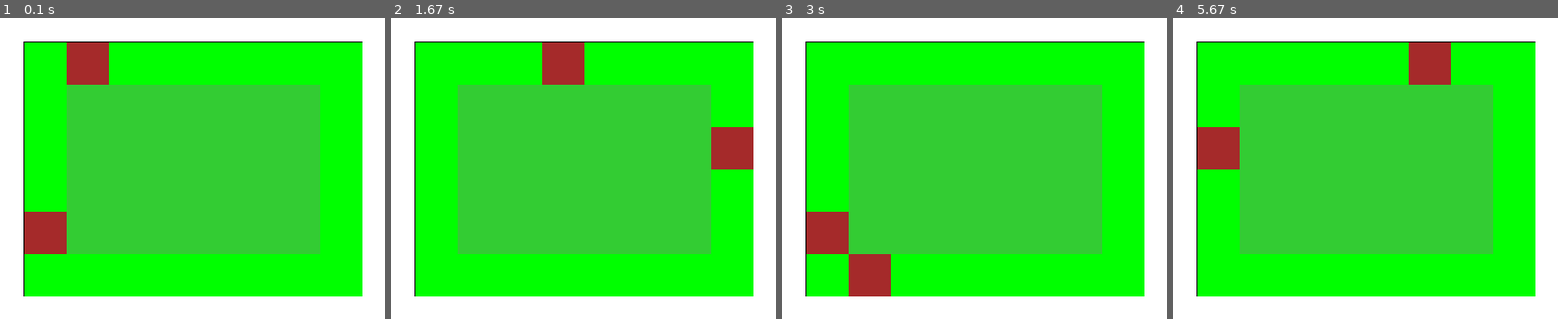
Above: before the commit, frames 1-4 (left to right).
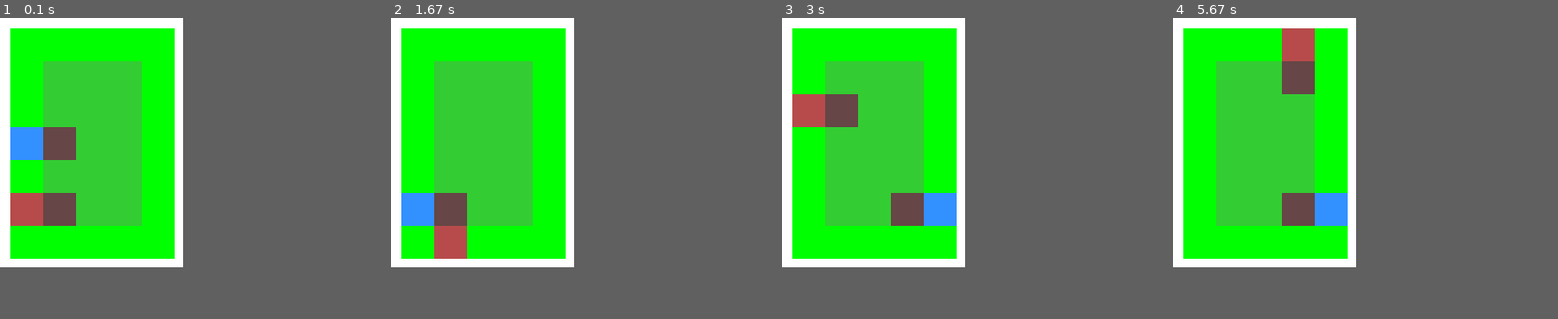
Above: after the commit, the same moments.

Repository: jsmith4925/ai_proj
Game: pygame game, started from concepts/mapping/mapping.2.py
Two runs of this game, one before a commit and one after it. Both use one fixed random seed, a clock stepped at 60 frames per second and the inputs below.
Inputs:
- Up to frame 1 (0.1 s): no input
- Up to frame 2 (1.67 s): tap Right Ctrl at 0.33, 0.73, 1.23 s
- Up to frame 3 (3 s): tap Right Ctrl at 1.82, 2.58 s
- Up to frame 4 (5.67 s): tap Right Ctrl at 3.48, 4.47, 5.52 s
The window is 410x320 before the commit and 195x265 after it. Grey fills any space a smaller window leaves; there, only what the larger window draws over its background counts as a difference.

The runs differ from the first frame. In frame 1, 60% of the frame differs, in the area x 0-100%, y 0-100%; in frame 2, 60%; in frame 3, 60%; in frame 4, 60%.

Commit message:
slow steps in building map router

Diff:
--- a/concepts/mapping/mapping.2.py
+++ b/concepts/mapping/mapping.2.py
@@ -12,37 +12,37 @@
 RED = (255, 0, 0)
 GREEN = (0, 255, 0)
 GRASS_GREEN = (51, 204, 51)
-BLUE = (0, 0, 255)
+BLUE = (51, 144, 255)
 PURPLE = (128, 0, 128)
-LIGHT_RED = (255, 128, 128)
+LIGHT_RED = (183, 75, 75)
 ROAD_BROWN = (102, 70, 70)
-AUBURN = (165,42,42)
 
 # Set block types
 UNSET = 0
 ROUTE = 1
 WALL = 2
 GOAL = 3
+START = 4
 XX = 9  # out of bounds
-#temp way of finding direction
+# temp way of finding direction
 NORTH = 0
 EAST = 1
 SOUTH = 2
 WEST = 3
 
 # Set grid square area here: Smallest SECTOR_AREA: 5.
-SECTOR_AREA = 45
-MARGIN = 50
+SECTOR_AREA = 35
+MARGIN = 10
 # Resolution of the grid (Minimum 3)
-SECT_X_COUNT = 8
-SECT_Y_COUNT = 6
+SECT_X_COUNT = 5
+SECT_Y_COUNT = 7
 
 pygame.init()
 running = True
 
 # Calculations to set size.
-sizeX = MARGIN+SECT_X_COUNT*SECTOR_AREA
-sizeY = MARGIN+SECT_Y_COUNT*SECTOR_AREA
+sizeX = (MARGIN*2)+(SECT_X_COUNT*SECTOR_AREA)
+sizeY = (MARGIN*2)+(SECT_Y_COUNT*SECTOR_AREA)
 size = (sizeX, sizeY)
 screen = pygame.display.set_mode(size)
 grid = []
@@ -51,33 +51,72 @@
 # SECT_X_COUNT -= 1
 # SECT_Y_COUNT -= 1
 
+
 def new_start():
-    edge_rows = [[random.randint(0, SECT_Y_COUNT-1),0],
-                 [random.randint(0, SECT_Y_COUNT-1),SECT_X_COUNT-1],
+    edge_rows = [[random.randint(0, SECT_Y_COUNT-1), 0],
+                 [random.randint(0, SECT_Y_COUNT-1), SECT_X_COUNT-1],
                  [0, random.randint(0, SECT_X_COUNT-1)],
                  [SECT_Y_COUNT-1, random.randint(0, SECT_X_COUNT-1)]
                  ]
     return edge_rows[random.randint(0, 3)]
 
 
-def get_adjacent_values(full_grid, current_Y, current_X):
+def get_adjacent_values(full_grid, current):
     values = [XX, XX, XX, XX]
-    # current position = full_grid[current_X][current_Y]]
     # with out of bounds check
     # North
-    if current_Y < SECT_Y_COUNT-1:
-        values[2] = full_grid[current_Y+1][current_X]
+    if current[0] > 0:
+        values[0] = full_grid[current[0]-1][current[1]]
     # East
-    if current_X < SECT_X_COUNT-1:
-        values[1] = full_grid[current_Y][current_X+1]
+    if current[1] < SECT_X_COUNT-1:
+        values[1] = full_grid[current[0]][current[1]+1]
     # South
-    if current_Y > 0:
-        values[0] = full_grid[current_Y-1][current_X]
+    if current[0] < SECT_Y_COUNT-1:
+        values[2] = full_grid[current[0]+1][current[1]]
     # West
-    if current_X > 0:
-        values[3] = full_grid[current_Y][current_X-1]
+    if current[1] > 0:
+        values[3] = full_grid[current[0]][current[1]-1]
     # returns a 4 digit array - [N, E, S, W]
     return values
+
+
+def return_random_unset(adjecent_values):
+    directions = [i for i, e in enumerate(adjecent_values) if e == UNSET] #the location of the UNSET values in the list
+    if directions:
+        move = random.choice(directions)
+    else:
+        move = XX
+    return move
+
+
+def set_block_as_choice(grid, current, direction, block_type):
+
+    if direction == NORTH:
+        grid[current[0]-1][current[1]] = block_type
+    elif direction == EAST:
+        grid[current[0]][current[1]+1] = block_type
+    elif direction == SOUTH:
+        grid[current[0]+1][current[1]] = block_type
+    elif direction == WEST:
+        grid[current[0]][current[1]-1] = block_type
+    elif direction == XX:
+        print("NO MOVE WE COMPLETE")
+
+    return grid
+
+
+def plan_route(grid, current, finish):
+    # [N,E,S,W]
+    #ToDo While end not found loop
+    move = return_random_unset(get_adjacent_values(grid, current))
+    # next_current = current + move
+    grid = set_block_as_choice(grid, current, move, ROUTE)
+    remaining_unset = [i for i, e in enumerate(get_adjacent_values(grid, current)) if e == UNSET]#remeber last wall here by finding coord of move+current
+    if remaining_unset:
+        for remaining in remaining_unset:
+            set_block_as_choice(grid, current, remaining, WALL)
+
+    return grid
 
 
 def new_maze():
@@ -94,54 +133,55 @@
 
     # Set Start Location
     start = new_start()
-    while get_adjacent_values(grid, start[0], start[1]).count(XX) > 1:
+    while get_adjacent_values(grid, start).count(XX) > 1:
         start = new_start()
-    grid[start[0]][start[1]] = GOAL
+    grid[start[0]][start[1]] = START
 
     # Set Finish Location
     finish = new_start()
     while (
         start == finish or
-        get_adjacent_values(grid, finish[0], finish[1]).count(GOAL) > 0 or
-        get_adjacent_values(grid, finish[0], finish[1]).count(XX) > 1
+        get_adjacent_values(grid, finish).count(START) > 0 or
+        get_adjacent_values(grid, finish).count(XX) > 1
     ):  # Potenitally add a 'same wall' check if maps appear too simple?
         finish = new_start()
-
     grid[finish[0]][finish[1]] = GOAL
+
     # The entrance to the finish always needs to be clear
     # we set this as road by default here
-    print("Start: " + str(start))
-    print("Finish: " + str(finish))
+    finish_opening_direction = return_random_unset(get_adjacent_values(grid, finish))
+    grid = set_block_as_choice(grid, finish, finish_opening_direction, ROUTE)  # condense me
+
     # Plan Route
     grid_complete = plan_route(grid, start, finish)
-    return grid
-
-def plan_route(grid, current, finish):
-
-    print(get_adjacent_values(grid, current[0], current[1]))
-
-
-    return grid
-
-#Convert matrix of ints to colour map
+
+    return grid
+
+
+# Convert matrix of ints to colour map
 def draw_maze(grid):
     screen.fill(WHITE)
-    pygame.draw.rect(screen, BLACK, [25, 25, sizeX-49, sizeY-49], 2)
+    pygame.draw.rect(screen, (255, 255, 255, 255), [
+                     MARGIN, MARGIN, sizeX, sizeY])
+    # pygame.draw.rect(Surface, color, Rect, width=0)
     # Fill the grid
     for x in range(SECT_X_COUNT):
         for y in range(SECT_Y_COUNT):
             if grid[y][x] == UNSET:
                 pygame.draw.rect(screen, GRASS_GREEN, [
-                                 26+(x*SECTOR_AREA), 26+(y*SECTOR_AREA), SECTOR_AREA, SECTOR_AREA], 0)
+                                 MARGIN+1+(x*SECTOR_AREA), MARGIN+1+(y*SECTOR_AREA), SECTOR_AREA, SECTOR_AREA], 0)
             elif grid[y][x] == ROUTE:
                 pygame.draw.rect(screen, ROAD_BROWN, [
-                                 26+(x*SECTOR_AREA), 26+(y*SECTOR_AREA), SECTOR_AREA, SECTOR_AREA], 0)
+                                 MARGIN+1+(x*SECTOR_AREA), MARGIN+1+(y*SECTOR_AREA), SECTOR_AREA, SECTOR_AREA], 0)
             elif grid[y][x] == WALL:
                 pygame.draw.rect(screen, GREEN, [
-                                 26+(x*SECTOR_AREA), 26+(y*SECTOR_AREA), SECTOR_AREA, SECTOR_AREA], 0)
+                                 MARGIN+1+(x*SECTOR_AREA), MARGIN+1+(y*SECTOR_AREA), SECTOR_AREA, SECTOR_AREA], 0)
+            elif grid[y][x] == START:
+                pygame.draw.rect(screen, LIGHT_RED, [
+                                 MARGIN+1+(x*SECTOR_AREA), MARGIN+1+(y*SECTOR_AREA), SECTOR_AREA, SECTOR_AREA], 0)
             elif grid[y][x] == GOAL:
-                pygame.draw.rect(screen, AUBURN, [
-                                 26+(x*SECTOR_AREA), 26+(y*SECTOR_AREA), SECTOR_AREA, SECTOR_AREA], 0)
+                pygame.draw.rect(screen, BLUE, [
+                                 MARGIN+1+(x*SECTOR_AREA), MARGIN+1+(y*SECTOR_AREA), SECTOR_AREA, SECTOR_AREA], 0)
     return grid
 
 
@@ -155,6 +195,7 @@
             if event.key == K_ESCAPE:
                 running = False
             if event.key == K_RCTRL:
+                print("========New Game======")
                 grid = draw_maze(new_maze())
                 pygame.display.flip()
             if event.key == K_p:
